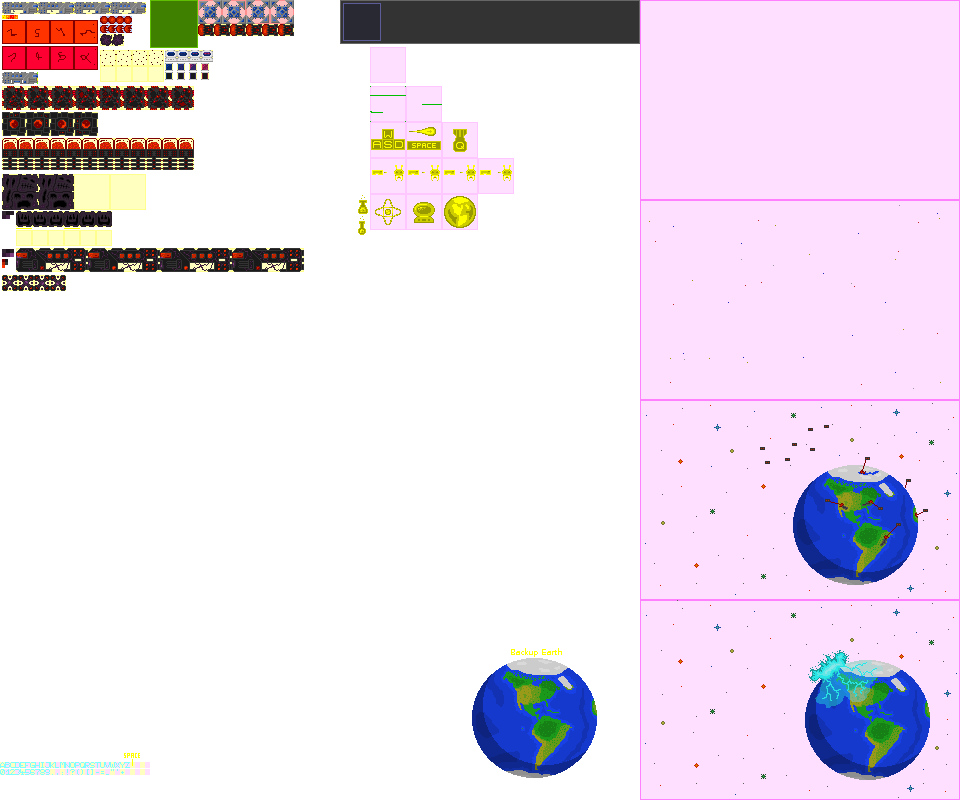
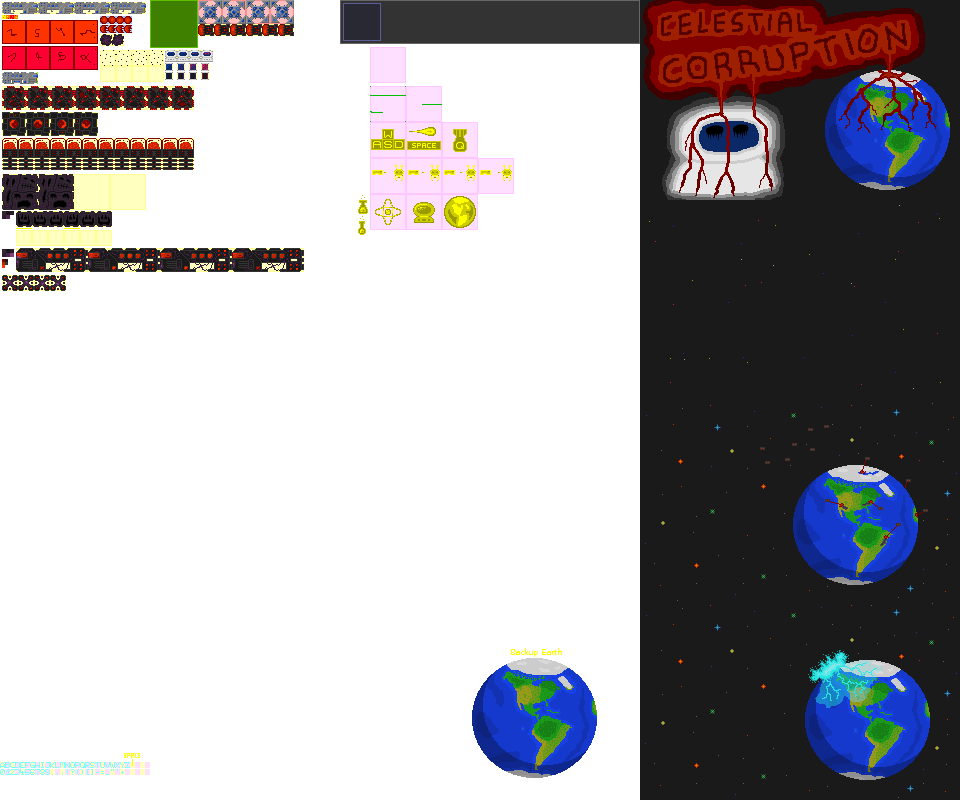
Layer changes from the first 960×800 image to the second:
added layer "celestial_corruption" in group "nebular" over box(643, 0, 936, 200)
painted on "earth" over box(825, 70, 950, 190)
showed "space" over box(640, 0, 960, 800)
